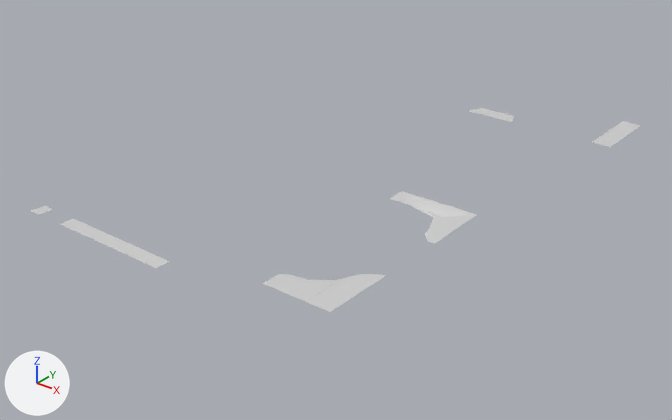
Renders of the COLLADA model assets/models/Mulch.dae from each side of a commit.
Rendered twice from a 50 mm lens placed at (33.5, -57.6, 25.1), pointed at (-2.6, -12.5, -2.9). Every picture has the same lights, and +X, +Y and +Z are marked at lower left. Where no turn or scale is listed for an object, it has been applied to the vertices.

In view in the first picture: 'Mulch'.
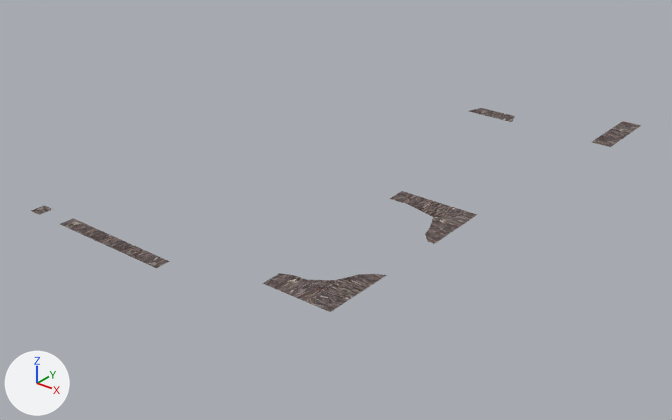
Pixel boxes (x1, y1, x2, y2) of what changed, in the pictures (672 x 420 px):
'Mulch', recoloured: (31, 108, 641, 312) in both

Diff of the bpy script that builds the scene:
```diff
--- a/assets/models/Mulch.dae.py
+++ b/assets/models/Mulch.dae.py
@@ img_mulch_jpg @@
+img_mulch_jpg = load_image('Mulch.jpg', 'Mulch.jpg', 256, 1024, 'sRGB')
@@ mat_material_008 @@
+mat_material_008 = principled_material('Material_008')
+mat_material_008.texture = img_mulch_jpg
+mat_material_008.roughness = 0.9
@@ me_mcm_house_combined_018 @@
 me_mcm_house_combined_018.from_pydata(...)  # 51 vertices, 47 faces; spans x -13.5..10.0, y -29.0..8.8, z -0.1..0.0
-me_mcm_house_combined_018.materials.append(mat_material)  # light grey #d1d1d1
+me_mcm_house_combined_018.materials.append(mat_material_008)  # picture img_mulch_jpg
```
